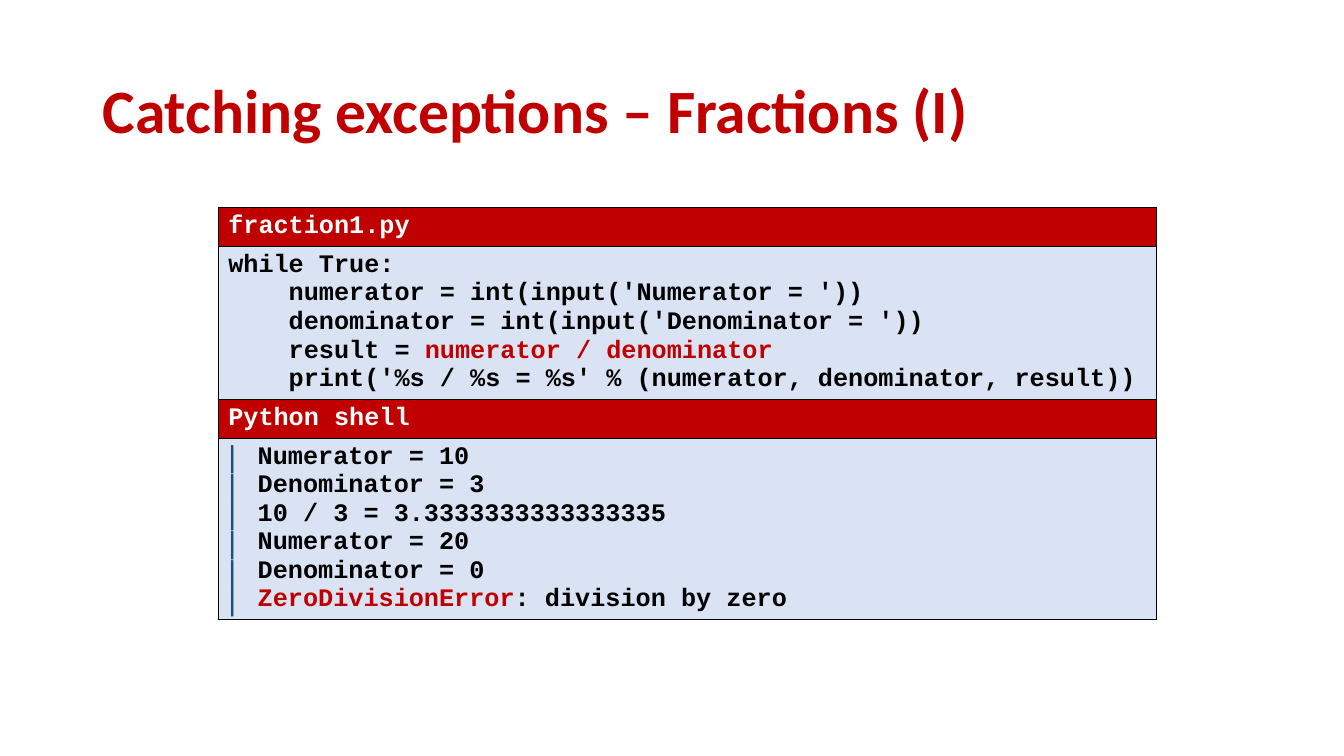
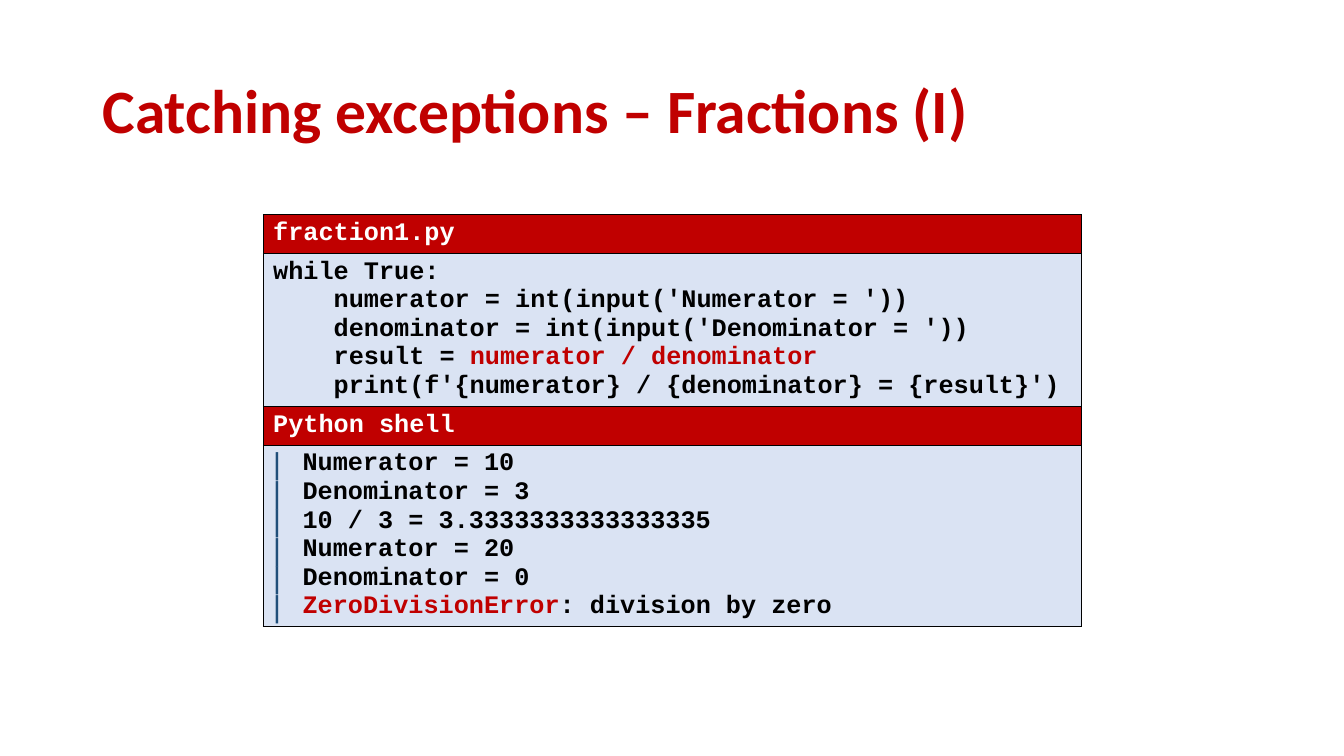
Before and after one commit to gsbrodal/gsbrodal.github.io, a slide deck: slide 5 of ipsa/slides/exceptions.pptx. Drawn at 1344x756 pixels with LibreOffice and Linux fonts; fonts in the diff are those of the drawing. Boxes give left, top, right and bottom in pixels: in the first picture for what was removed or moved away, otherwise in the second. Text is boxed around its words. In the diff, an @@ line names an element or a change of style, - is before the commit and + after.

```diff
--- a/ipsa/slides/exceptions.pptx
+++ b/ipsa/slides/exceptions.pptx
@@ table at (263, 215, 1081, 648) @@
-row 2, column 1: while True: / numerator = int(input('Numerator = ')) / denominator = int(input('Denominator = ')) / result = numerator / denominator / print('%s / %s = %s' % (numerator, denominator, result))
+row 2, column 1: while True: / numerator = int(input('Numerator = ')) / denominator = int(input('Denominator = ')) / result = numerator / denominator / print(f'{numerator} / {denominator} = {result}')
@@ table: place and size @@
-table at (218, 208, 1156, 641)
+table at (263, 215, 1081, 648)
```
Also in this commit, not shown: 12 other slides changed, 12 other files.
